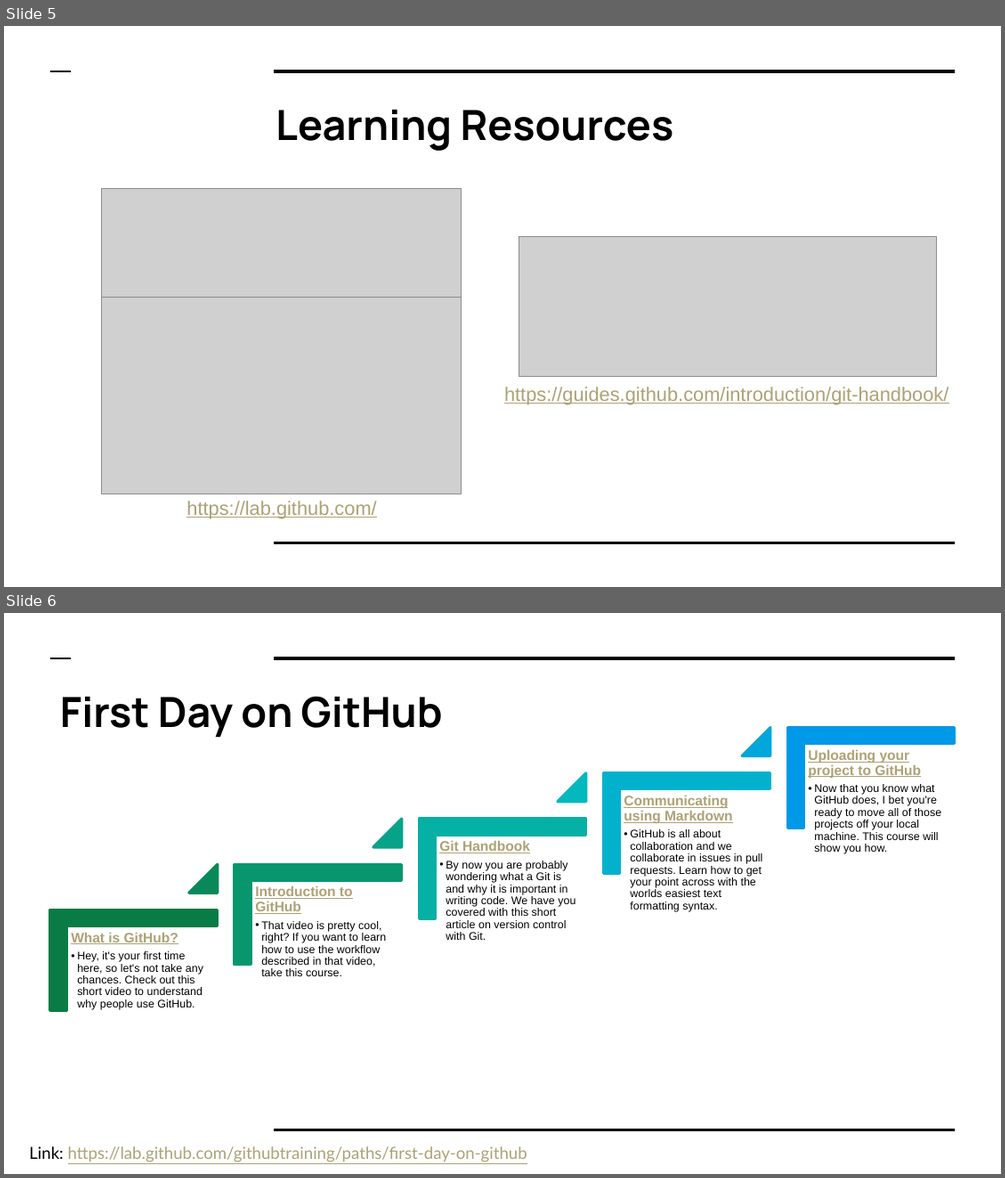
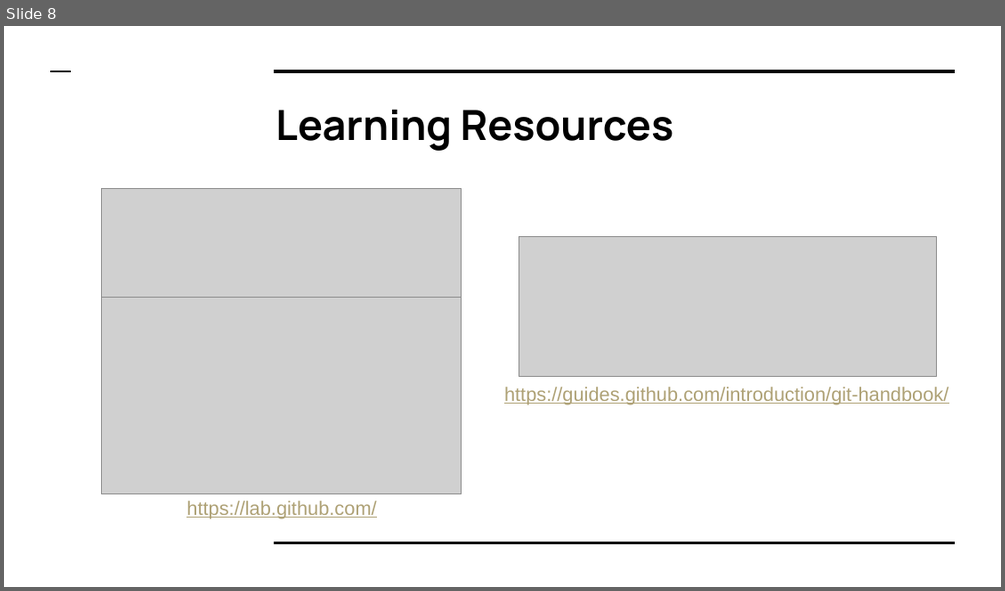
Before and after one commit to colbyford/colbyford.github.io, a slide deck: presentations/UNCC_GittingStarted_10-18-21.pptx. Shown one above the other, each under a label of ours: slides 5 and 6 before the commit, slide 8 after it. The pictures are 1005x1178 and 1005x591 pixels, drawn with LibreOffice and Linux fonts; fonts in the diff are those of the drawing; grey boxes stand for pictures. Boxes give left, top, right and bottom in pixels: in the first picture for what was removed or moved away, otherwise in the second. Text is boxed around its words. In the diff, an @@ line names an element or a change of style, - is before the commit and + after.

```diff
--- a/presentations/UNCC_GittingStarted_10-18-21.pptx
+++ b/presentations/UNCC_GittingStarted_10-18-21.pptx
@@ slide 6 removed at [4,613,1001,1174], background #FFFFFF; not listed: 3 template elements that a slide beside it also shows @@
@@ title removed at [60,696,443,738] @@
-First Day on GitHub
@@ group removed at [51,727,954,1010]: 5 corners, 5 texts, 4 triangles @@
-What is GitHub?
-  • Hey, it's your first time here, so let's not take any chances. Check out this short video to understand why people use GitHub.
-Introduction to GitHub
-  • That video is pretty cool, right? If you want to learn how to use the workflow described in that video, take this course.
-Git Handbook
-  • By now you are probably wondering what a Git is and why it is important in writing code. We have you covered with this short article on version control with Git.
-Communicating using Markdown
-  • GitHub is all about collaboration and we collaborate in issues in pull requests. Learn how to get your point across with the worlds easiest text formatting syntax.
-Uploading your project to GitHub
-  • Now that you know what GitHub does, I bet you're ready to move all of those projects off your local machine. This course will show you how.
@@ text removed at [29,1146,527,1162] @@
-Link: https://lab.github.com/githubtraining/paths/first-day-on-github
@@ what was slide 5 is now slide 8 @@
```
Also in this commit, not shown: 1 slide changed, 3 slides added.
